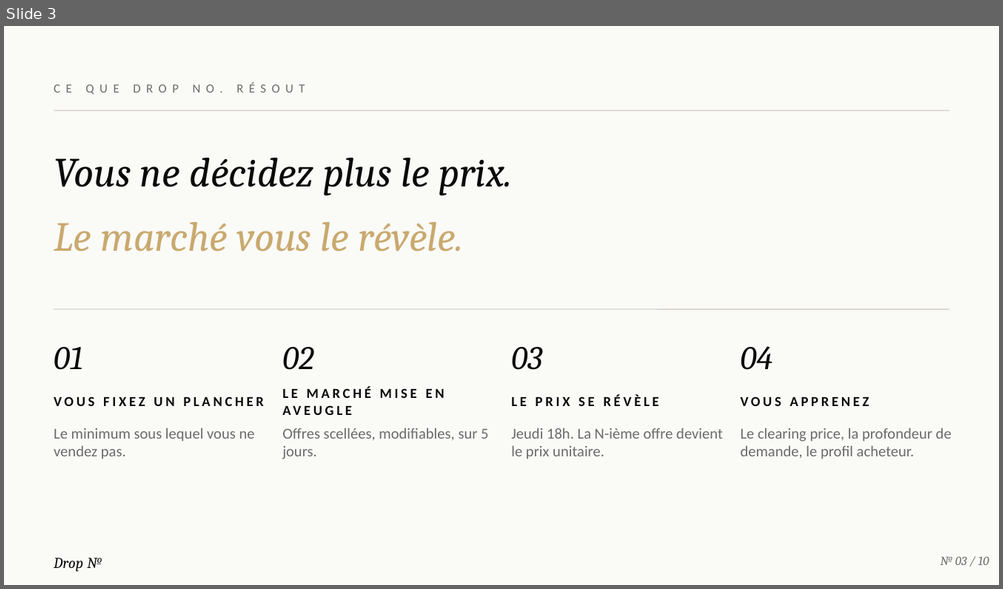
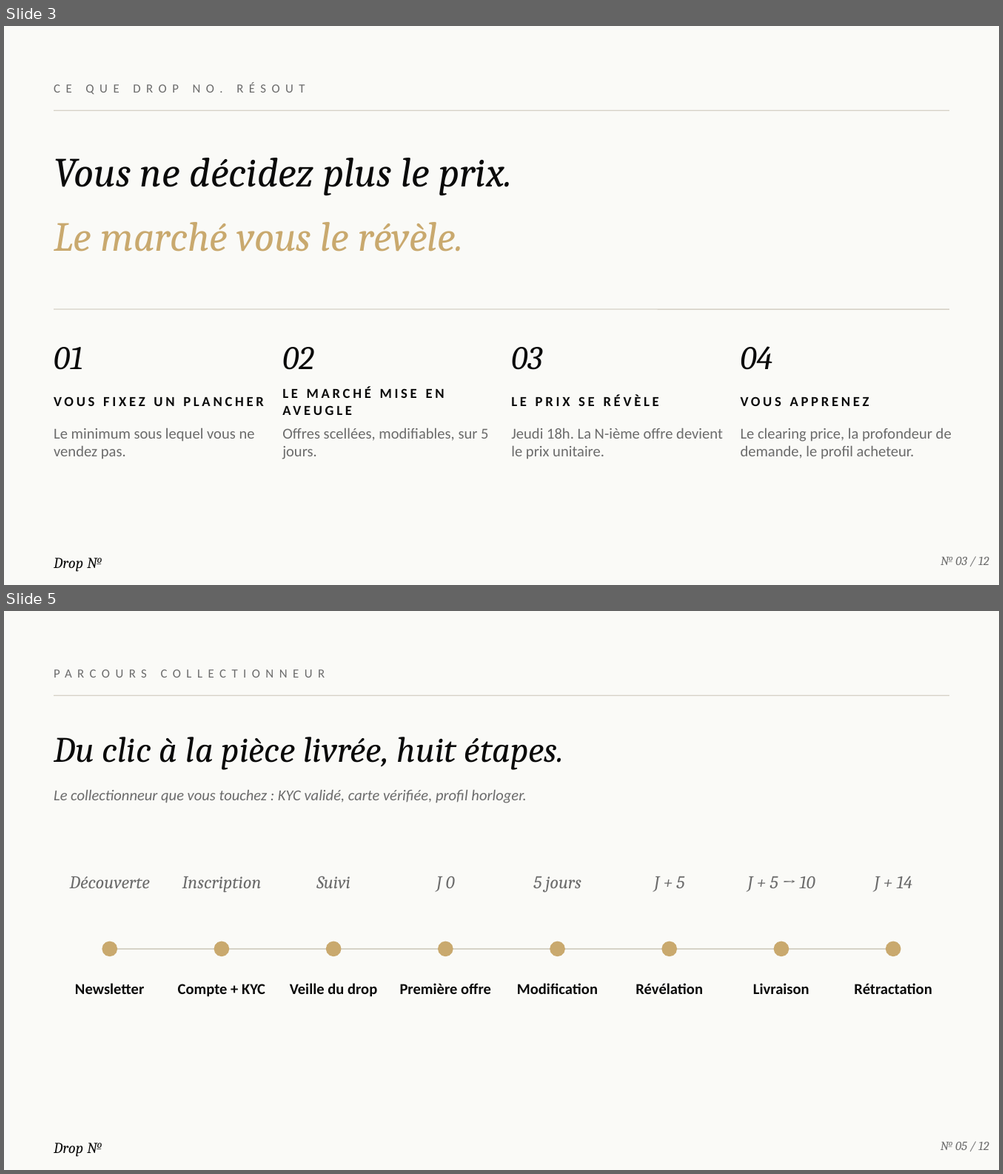
Before and after one commit to RaphVIBE/DropNo, a slide deck: decks/drop-no-presentation-marques.pptx. Shown one above the other, each under a label of ours: slide 3 before the commit, slides 3 and 5 after it; the slides between them are not shown. The pictures are 1003x589 and 1003x1174 pixels, drawn with LibreOffice and Linux fonts; fonts in the diff are those of the drawing. Boxes give left, top, right and bottom in pixels: in the first picture for what was removed or moved away, otherwise in the second. Text is boxed around its words. In the diff, an @@ line names an element or a change of style, - is before the commit and + after.

```diff
--- a/decks/drop-no-presentation-marques.pptx
+++ b/decks/drop-no-presentation-marques.pptx
@@ slide 5 added at (4, 611, 999, 1170), background #FAFAF7 @@
@@ text added at (54, 661, 750, 686), 9 pt, text #6B6B6B @@
+PARCOURS COLLECTIONNEUR
@@ line added from (54, 695) to (949, 695), #D6D2C7 0.75 pt @@
@@ text added at (54, 737, 563, 769), 26 pt, text #0A0A0A, italic @@
+Du clic à la pièce livrée, huit étapes.
@@ text added at (54, 790, 526, 803), 11 pt, text #6B6B6B, italic @@
+Le collectionneur que vous touchez : KYC validé, carte vérifiée, profil horloger.
@@ text added at (70, 877, 150, 889), 13 pt, text #6B6B6B, italic @@
+Découverte
@@ text added at (182, 877, 262, 892), 13 pt, text #6B6B6B, italic @@
+Inscription
@@ text added at (316, 876, 350, 889), 13 pt, text #6B6B6B, italic @@
+Suivi
@@ text added at (436, 877, 455, 891), 13 pt, text #6B6B6B, italic @@
+J 0
@@ text added at (533, 877, 581, 892), 13 pt, text #6B6B6B, italic @@
+5 jours
@@ text added at (654, 877, 684, 891), 13 pt, text #6B6B6B, italic @@
+J + 5
@@ text added at (747, 877, 814, 891), 13 pt, text #6B6B6B, italic @@
+J + 5 → 10
@@ text added at (874, 876, 912, 891), 13 pt, text #6B6B6B, italic @@
+J + 14
@@ ellipse added at (102, 943, 116, 956), fill #C9A96E, outline #C9A96E 1 pt @@
@@ ellipse added at (215, 943, 229, 956), fill #C9A96E, outline #C9A96E 1 pt @@
@@ ellipse added at (326, 943, 340, 956), fill #C9A96E, outline #C9A96E 1 pt @@
@@ ellipse added at (438, 943, 452, 956), fill #C9A96E, outline #C9A96E 1 pt @@
@@ ellipse added at (550, 943, 564, 956), fill #C9A96E, outline #C9A96E 1 pt @@
@@ ellipse added at (663, 943, 677, 956), fill #C9A96E, outline #C9A96E 1 pt @@
@@ ellipse added at (774, 943, 788, 956), fill #C9A96E, outline #C9A96E 1 pt @@
@@ ellipse added at (886, 943, 900, 956), fill #C9A96E, outline #C9A96E 1 pt @@
@@ line added from (109, 949) to (893, 949), #D6D2C7 1 pt @@
@@ text added at (75, 983, 144, 994), 11 pt, text #0A0A0A, bold @@
+Newsletter
@@ text added at (178, 984, 265, 997), 11 pt, text #0A0A0A, bold @@
+Compte + KYC
@@ text added at (290, 983, 377, 997), 11 pt, text #0A0A0A, bold @@
+Veille du drop
@@ text added at (400, 983, 491, 994), 11 pt, text #0A0A0A, bold @@
+Première offre
@@ text added at (517, 983, 597, 994), 11 pt, text #0A0A0A, bold @@
+Modification
@@ text added at (635, 983, 703, 994), 11 pt, text #0A0A0A, bold @@
+Révélation
@@ text added at (753, 983, 809, 994), 11 pt, text #0A0A0A, bold @@
+Livraison
@@ text added at (854, 983, 931, 994), 11 pt, text #0A0A0A, bold @@
+Rétractation
@@ text added at (54, 1143, 102, 1157), 11 pt, text #0A0A0A, italic @@
+Drop №
@@ text added at (940, 1142, 988, 1150), 9 pt, text #6B6B6B, italic @@
+№ 05 / 12
@@ slide 3 changed as well @@
@@ text at (940, 557, 988, 565): text changed @@
-№ 03 / 10
+№ 03 / 12
```
Also in this commit, not shown: 8 other slides changed, 2 other slides added, 1 slide removed, 13 other files.
